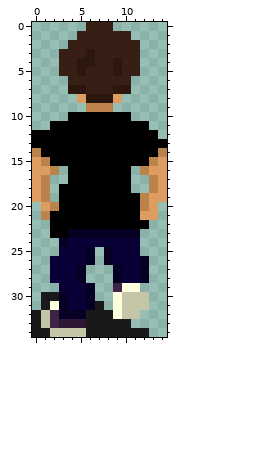
One commit to this pixel-art sprite: My project/Assets/Player/up5.png. The picture above was drawn from the file before the commit.
The file is 15x35 pixels.
After the commit:
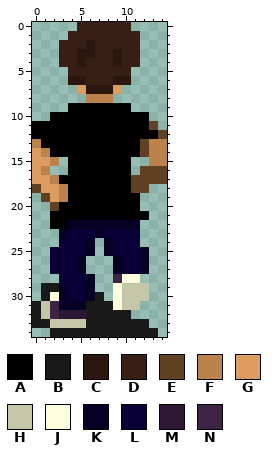
Palette (. is transparent): A #000000  B #191919  C #2c170e  D #381f15  E #614123  F #bc824b  G #dd9d61  H #c5c6a8  J #fdffdc  K #070025  L #0a0038  M #2d1734  N #3e2347
The exact change:
y 0: x 5 . -> D; x 9..10 .. -> DD
y 1: x 4 . -> D; x 11 . -> D
y 2: x 3 . -> D; x 6 D -> C
y 3: x 5 D -> C; x 9 D -> C
y 4: x 6 C -> D
y 5: x 3 D -> .; x 5 C -> D; x 9 C -> D; x 11 D -> .
y 6: x 4..5 DD -> CC; x 9..10 DD -> CC
y 7: x 4..10 CCDDDCC -> .GCCCG.
y 8: x 5..9 GCCCG -> .FFF.
y 9: x 4..10 ..FFF.. -> AAAAAAA
y 10: x 2..3 .. -> AA; x 11..12 .. -> AA
y 11: x 0..1 .. -> AA; x 13 . -> E
y 12: x 14 . -> E
y 13: x 0 A -> F; x 12..14 AAA -> EFF
y 14: x 0..1 FA -> GF; x 12..13 AA -> EF
y 15: x 1..3 FAA -> GF.; x 11..12 AA -> ..; x 14 G -> F
y 16: x 1..2 GF -> F.; x 12..14 FGG -> EEE
y 17: x 1..3 F.. -> GFA; x 11..14 ..FG -> EEEE
y 18: x 0..3 GF.A -> EGGF; x 11..14 ..FG -> EE..
y 19: x 0..3 GF.A -> .EGF; x 12..14 FGG -> ...
y 20: x 1..2 GF -> .E; x 12..13 FG -> ..
y 21: x 1 F -> .; x 12..13 GG -> A.
y 22: x 4..12 AAAAAAAAA -> KKKKKKKK.
y 23: x 2..6 AAKKK -> .KLLL; x 8..11 KKKK -> LLLL
y 24: x 3 K -> L; x 6..8 LLL -> K.K
y 25: x 2 . -> L; x 12 . -> K
y 26: x 5..6 LK -> K.; x 8..9 KL -> .K
y 28: x 2 L -> .; x 5..6 K. -> LK; x 9..12 KLLK -> NJJ.
y 29: x 1..3 ..L -> BBK; x 9..12 NJJ. -> JHHH
y 30: x 2 B -> J; x 7 . -> B
y 31: x 0..2 .BJ -> BHN; x 4..6 LLK -> KKB; x 8 . -> B; x 12 H -> .
y 32: x 3..5 KKK -> MMM; x 9..11 JHH -> BB.
y 33: x 1..5 HNMMM -> BHHHH; x 11..12 .. -> BB
y 34: x 0..5 BBHHHH -> ..BBBB; x 13 . -> B
